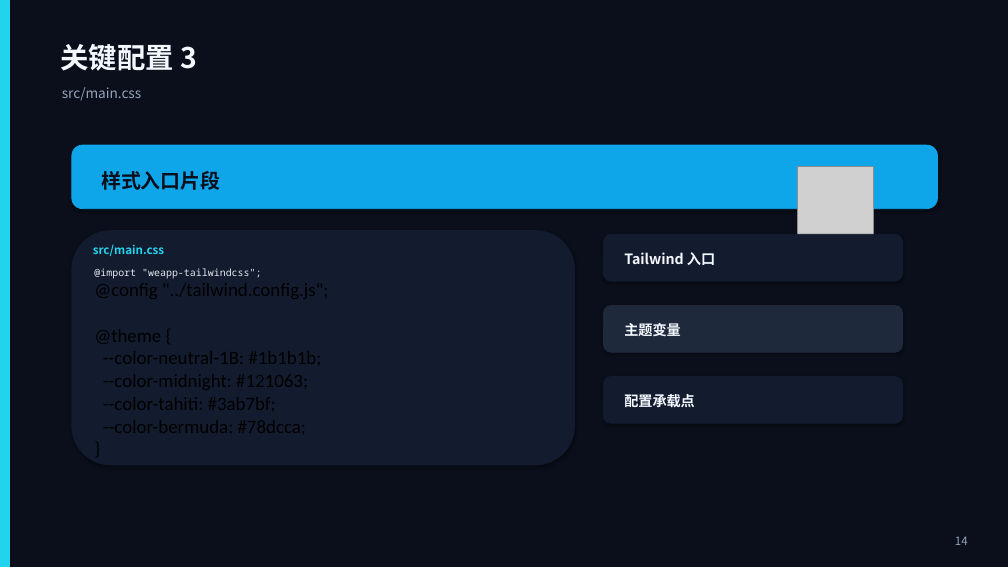
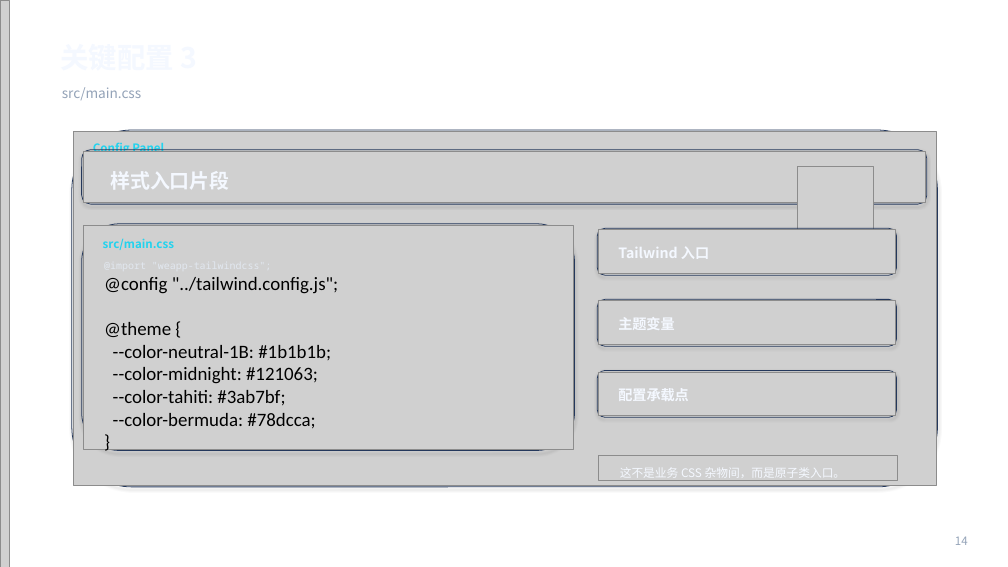
Before and after one commit to sonofmagic/weapp-tailwindcss, a slide deck: slide 14 of talk/2026-04-02-live/2026-04-02-live-deck.pptx. Drawn at 1008x567 pixels with LibreOffice and Linux fonts; fonts in the diff are those of the drawing; grey boxes stand for pictures; background and template pictures are left out. Boxes give left, top, right and bottom in pixels: in the first picture for what was removed or moved away, otherwise in the second. Text is boxed around its words. In the diff, an @@ line names an element or a change of style, - is before the commit and + after.

Commit message:
feat(talk): upgrade live deck gradients and premium panels

```diff
--- a/talk/2026-04-02-live/2026-04-02-live-deck.pptx
+++ b/talk/2026-04-02-live/2026-04-02-live-deck.pptx
@@ background #0A0F1B to picture (left out) @@
@@ rectangle removed at (0,0,9,567) @@
@@ picture added at (0,0,9,567) @@
@@ rounded rectangle added at (72,130,938,487), outline #24385C 0.75 pt @@
@@ picture added at (73,132,936,485) @@
@@ text added at (93,142,164,152), 11 pt, text #22D3EE, bold @@
+Config Panel
@@ rounded rectangle: place and size @@
-rounded rectangle at (72,145,938,209)
+rounded rectangle at (82,150,927,204)
@@ rounded rectangle at (82,150,927,204): fill #0EA5E9 to none; outline #0EA5E9 0.75 pt to #24385C 0.75 pt @@
@@ picture added at (83,151,926,203) @@
@@ text "样式入口片段": place and size @@
-text "样式入口片段" at (101,171,220,190)
+text "样式入口片段" at (110,171,229,189)
@@ text "样式入口片段" at (110,171,229,189): text colour #0A0F1B to #F4F8FF @@
@@ fill #131C2E to none; outline #131C2E 0.75 pt to #24385C 0.75 pt in 3 elements at (597,228,897,275), (597,371,897,417), (82,224,575,451) @@
@@ rounded rectangle: place and size @@
-rounded rectangle at (72,231,575,465)
+rounded rectangle at (82,224,575,451)
@@ picture added at (83,225,573,449) @@
@@ text "src/main.css": place and size @@
-text "src/main.css" at (93,244,164,256)
+text "src/main.css" at (103,238,174,250)
@@ picture added at (599,230,895,274) @@
@@ text "@import "weapp-tailwindcss"; @config "../tailwind.config.js" ..." rewrapped from (94,268,261,279) to (104,277,338,428) @@
@@ rounded rectangle at (597,299,897,346): fill #1E293B to none; outline #1E293B 0.75 pt to #24385C 0.75 pt @@
@@ picture added at (599,301,895,345) @@
@@ 3 texts, 3 rounded rectangles: place and size @@
-3 texts, 3 rounded rectangles at (603,234,903,423)
+3 texts, 3 rounded rectangles at (597,228,897,417)
@@ picture added at (599,372,895,416) @@
@@ picture added at (599,455,898,481) @@
@@ text added at (620,468,846,481), 11.2 pt, text #F4F8FF @@
+这不是业务 CSS 杂物间，而是原子类入口。
```
Also in this commit, not shown: 19 other slides changed, 5 other files.
